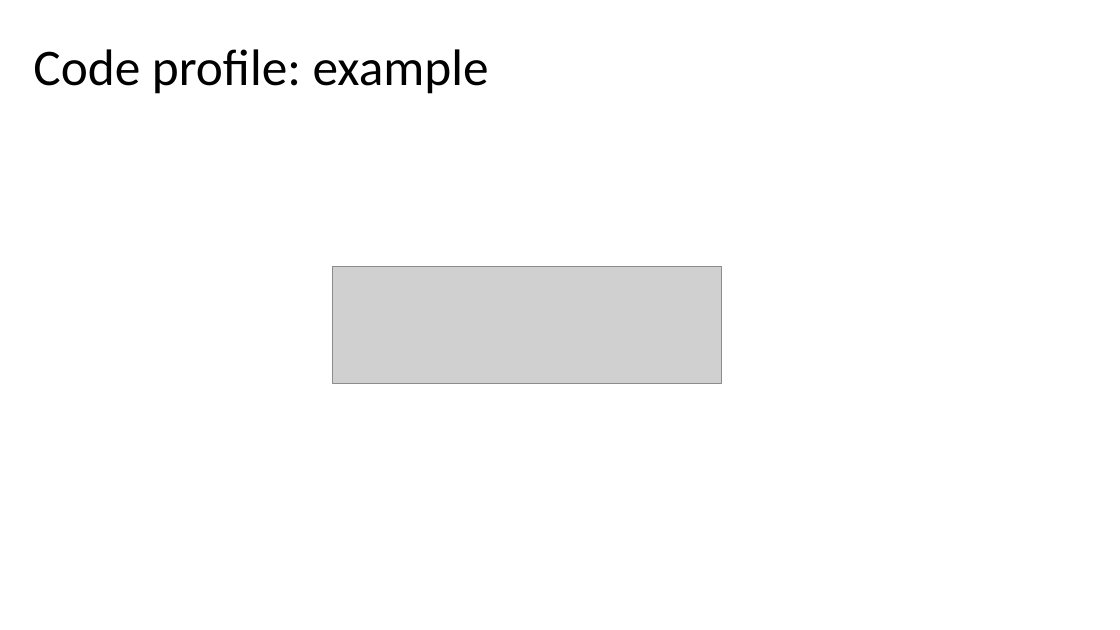
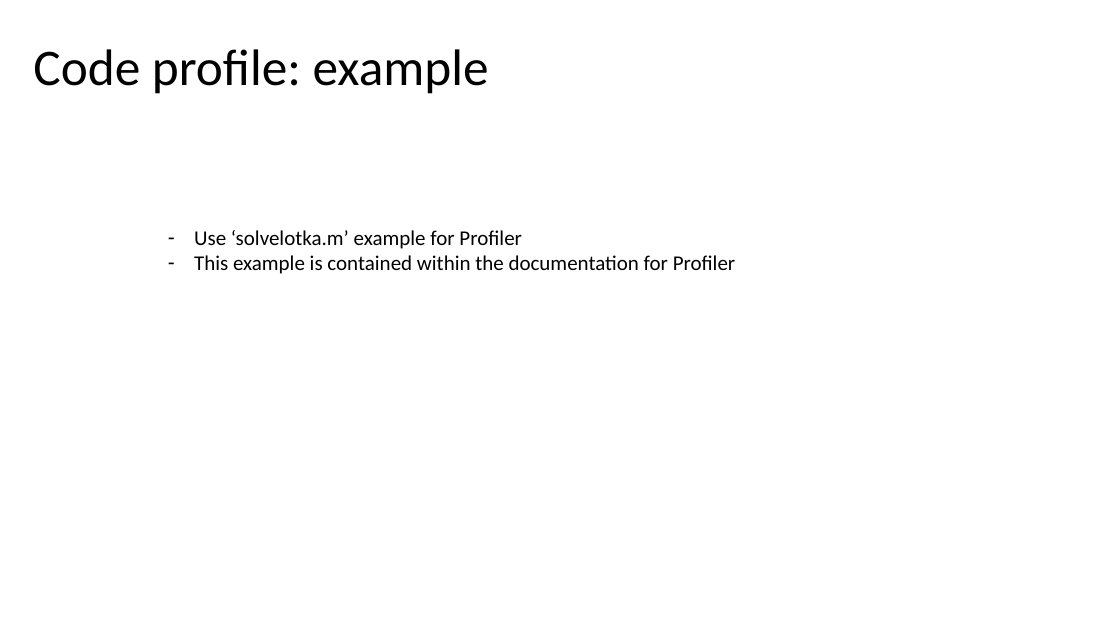
Before and after one commit to CU-NRSC-7657/NRSC7657, a slide deck: slide 7 of Week6/Matlab Topics_QOL.pptx. Drawn at 1120x630 pixels with LibreOffice and Linux fonts; fonts in the diff are those of the drawing; grey boxes stand for pictures. Boxes give left, top, right and bottom in pixels: in the first picture for what was removed or moved away, otherwise in the second. Text is boxed around its words. In the diff, an @@ line names an element or a change of style, - is before the commit and + after.

```diff
--- a/Week6/Matlab Topics_QOL.pptx
+++ b/Week6/Matlab Topics_QOL.pptx
@@ text added at [194, 230, 736, 274], 18 pt, text #000000 @@
+– Use ‘solvelotka.m’ example for Profiler
+– This example is contained within the documentation for Profiler
@@ picture removed at [333, 266, 722, 383] @@
```
Also in this commit, not shown: 4 slides added, 3 other files.
